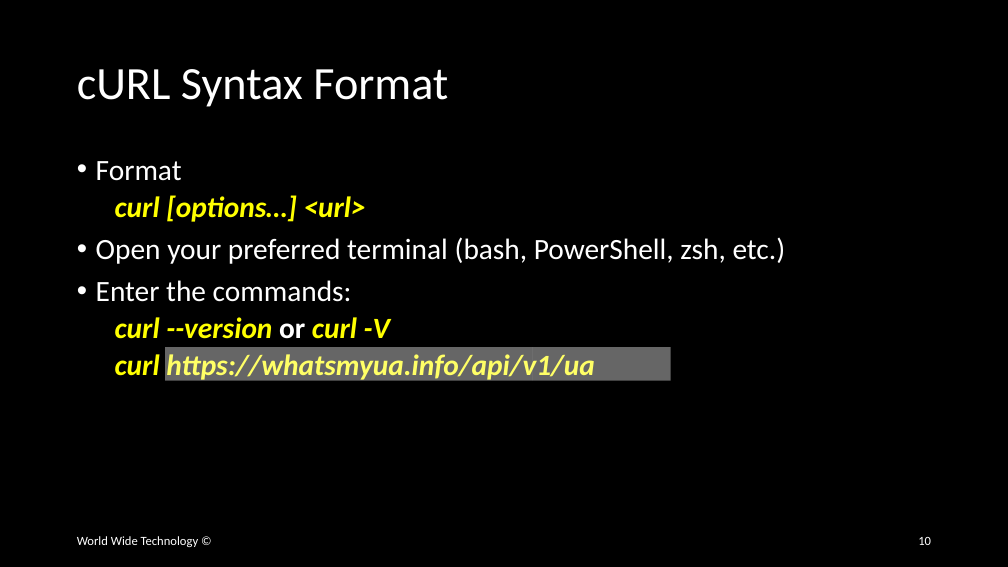
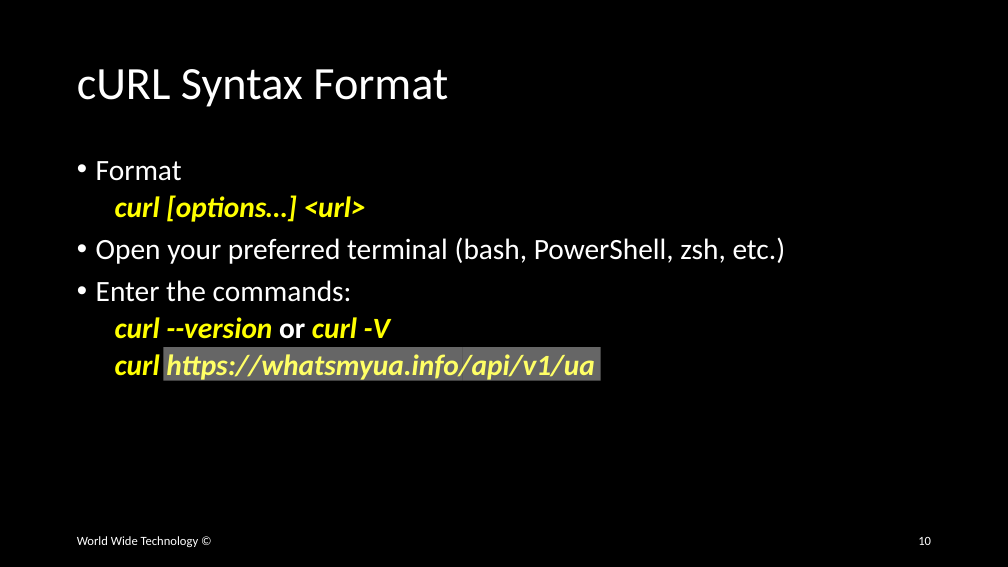
Before and after one commit to wwt/curl-requests-foundations, a slide deck: slide 10 of curl-requests-foundations.pptx. Drawn at 1008x567 pixels with LibreOffice and Linux fonts; fonts in the diff are those of the drawing. Boxes give left, top, right and bottom in pixels: in the first picture for what was removed or moved away, otherwise in the second. Text is boxed around its words. In the diff, an @@ line names an element or a change of style, - is before the commit and + after.

```diff
--- a/curl-requests-foundations.pptx
+++ b/curl-requests-foundations.pptx
@@ rectangle: place and size @@
-rectangle at (166,347,532,380)
+rectangle at (163,347,463,380)
@@ rectangle: place and size @@
-rectangle at (532,347,671,380)
+rectangle at (463,347,601,380)
```
Also in this commit, not shown: 1 other slide changed.
